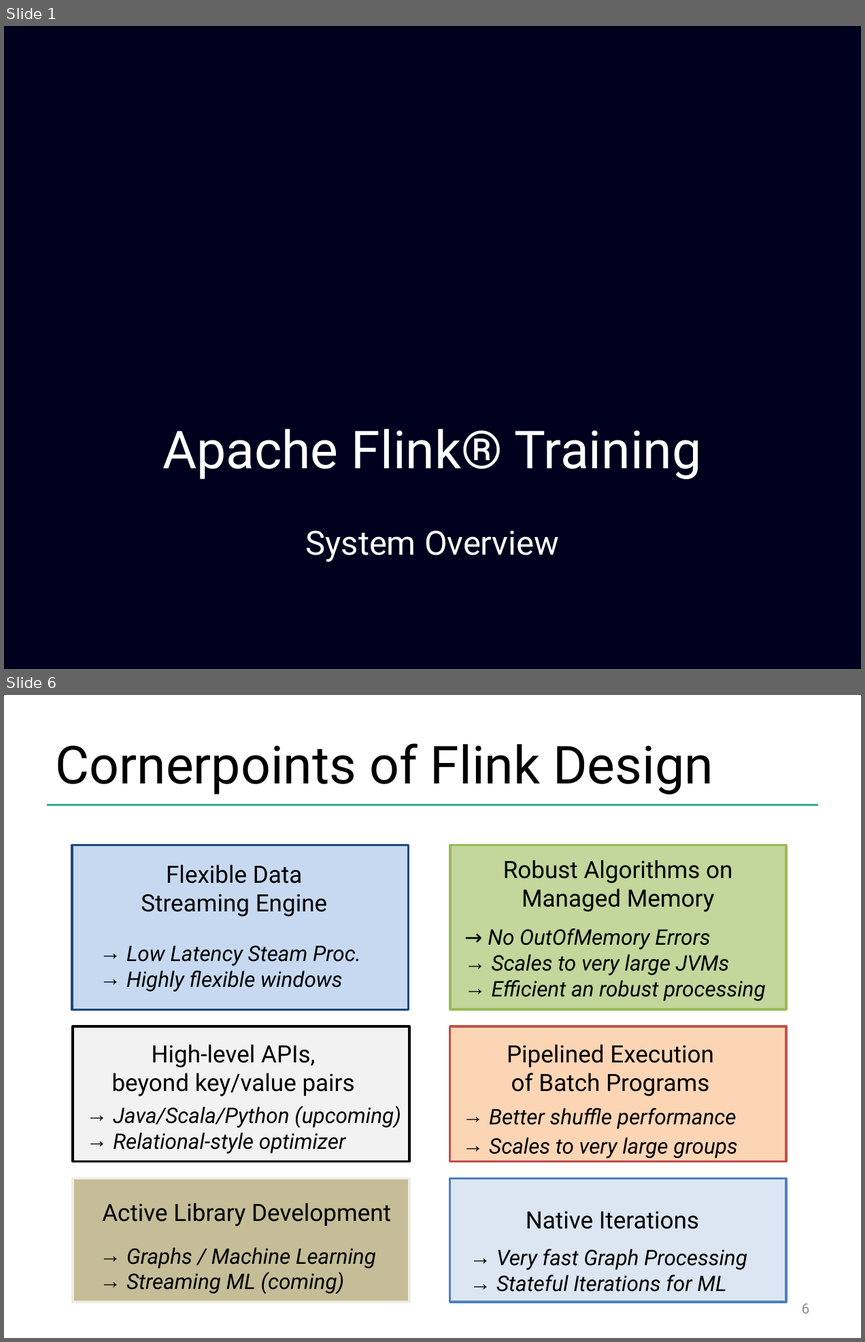
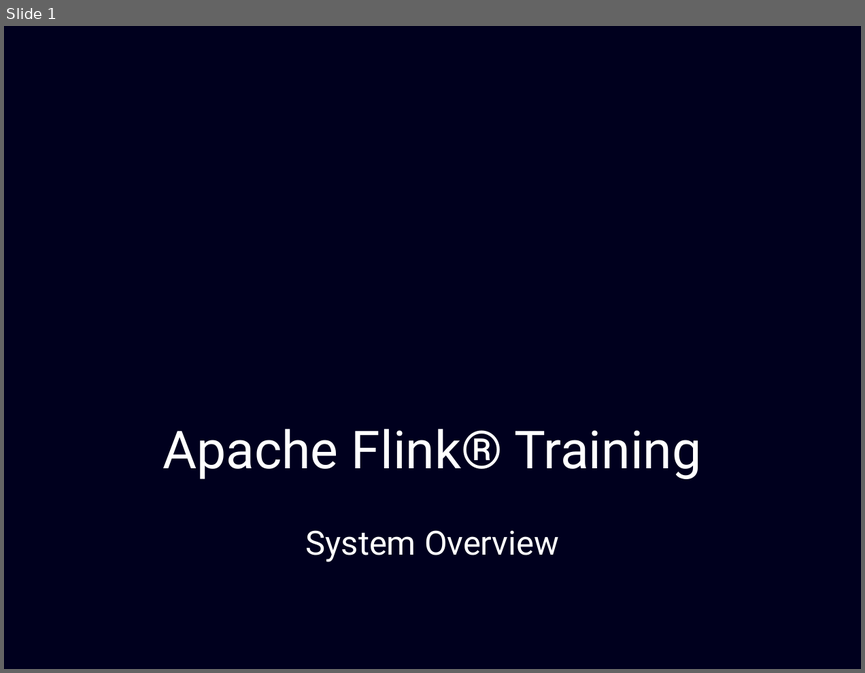
Before and after one commit to dataArtisans/flink-training-web, a slide deck: slides/flink_overview.pptx. Shown one above the other, each under a label of ours: slides 1 and 6 before the commit, slide 1 after it; the slides between them are not shown. The pictures are 865x1342 and 865x673 pixels, drawn with LibreOffice and Linux fonts; fonts in the diff are those of the drawing; background and template pictures are left out. Boxes give left, top, right and bottom in pixels: in the first picture for what was removed or moved away, otherwise in the second. Text is boxed around its words. In the diff, an @@ line names an element or a change of style, - is before the commit and + after.

```diff
--- a/slides/flink_overview.pptx
+++ b/slides/flink_overview.pptx
@@ slide 6 removed at bbox=[4, 695, 861, 1338], background #FFFFFF @@
@@ title removed at bbox=[56, 743, 713, 794] @@
-Cornerpoints of Flink Design
@@ line removed from (47, 804) to (818, 804) @@
@@ rectangle removed at bbox=[72, 845, 409, 1009] @@
@@ rectangle removed at bbox=[449, 845, 785, 1009] @@
@@ text removed at bbox=[141, 864, 327, 917] @@
-Flexible Data
-Streaming Engine
@@ text removed at bbox=[503, 860, 732, 912] @@
-Robust Algorithms on Managed Memory
@@ text removed at bbox=[487, 928, 766, 1001] @@
-→ No OutOfMemory Errors
-→ Scales to very large JVMs
-→ Efficient an robust processing
@@ text removed at bbox=[126, 945, 361, 991] @@
-→ Low Latency Steam Proc.
-→ Highly flexible windows
@@ rectangle removed at bbox=[73, 1025, 409, 1161] @@
@@ rectangle removed at bbox=[449, 1025, 786, 1161] @@
@@ text removed at bbox=[112, 1044, 355, 1096] @@
-High-level APIs,
-beyond key/value pairs
@@ text removed at bbox=[507, 1044, 713, 1096] @@
-Pipelined Execution
-of Batch Programs
@@ text removed at bbox=[113, 1106, 401, 1153] @@
-→ Java/Scala/Python (upcoming)
-→ Relational-style optimizer
@@ text removed at bbox=[489, 1108, 736, 1129] @@
-→ Better shuffle performance
@@ text removed at bbox=[489, 1137, 737, 1158] @@
-→ Scales to very large groups
@@ rectangle removed at bbox=[73, 1178, 409, 1302] @@
@@ rectangle removed at bbox=[449, 1178, 786, 1302] @@
@@ text removed at bbox=[102, 1202, 391, 1226] @@
-Active Library Development
@@ text removed at bbox=[526, 1210, 699, 1229] @@
-Native Iterations
@@ text removed at bbox=[126, 1247, 376, 1293] @@
-→ Graphs / Machine Learning
-→ Streaming ML (coming)
@@ text removed at bbox=[496, 1249, 747, 1291] @@
-→ Very fast Graph Processing
-→ Stateful Iterations for ML
@@ page number removed at bbox=[802, 1303, 810, 1313] @@
-6
```
Also in this commit, not shown: 3 slides changed, 6 slides added, 7 other slides removed.
